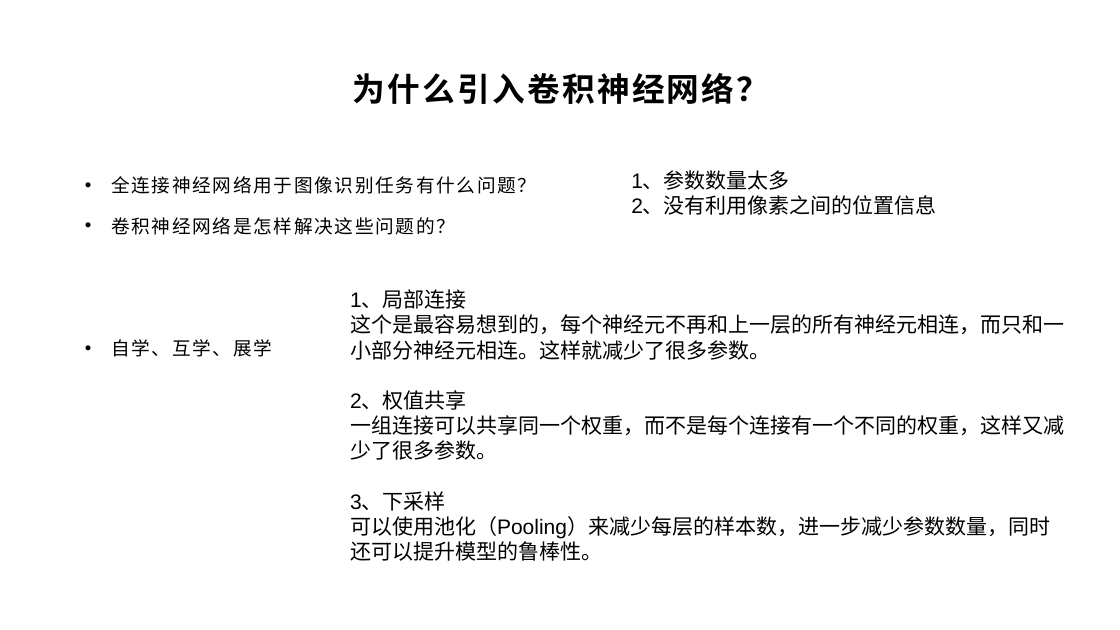
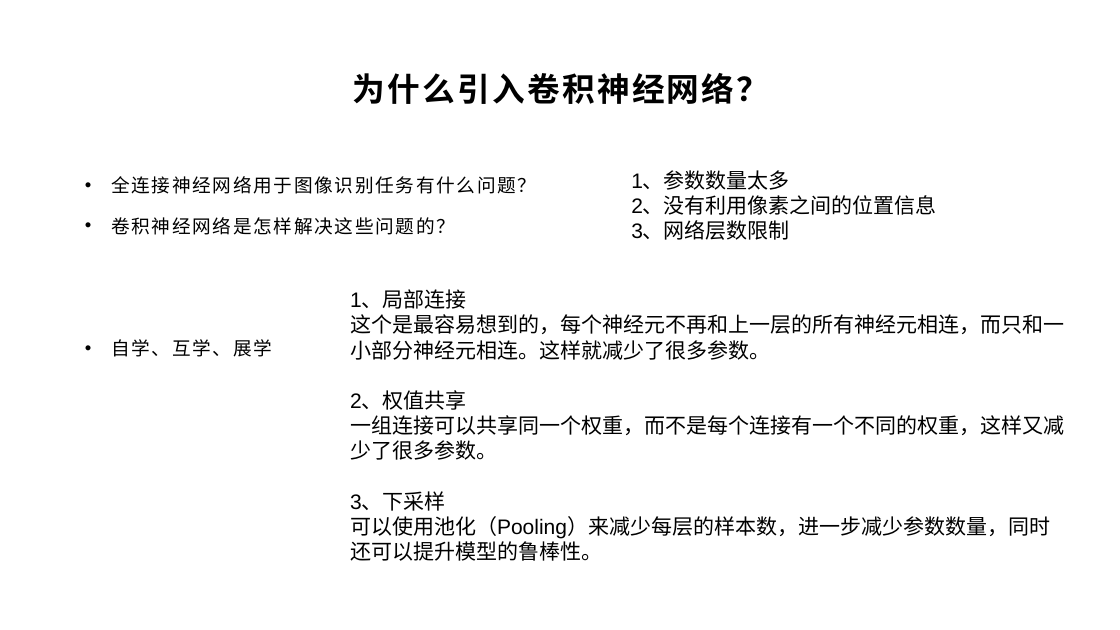
Before and after one commit to yyc-git/DeepLearningEdu, a slide deck: slide 7 of lessons/8_conv_layer_forward/ppt/卷积神经网络与卷积层的前向传播推导.pptx. Drawn at 1120x630 pixels with LibreOffice and Linux fonts; fonts in the diff are those of the drawing; background and template pictures are left out. Boxes give left, top, right and bottom in pixels: in the first picture for what was removed or moved away, otherwise in the second. Text is boxed around its words. In the diff, an @@ line names an element or a change of style, - is before the commit and + after.

```diff
--- a/lessons/8_conv_layer_forward/ppt/卷积神经网络与卷积层的前向传播推导.pptx
+++ b/lessons/8_conv_layer_forward/ppt/卷积神经网络与卷积层的前向传播推导.pptx
@@ text at <box>631,222,790,240</box>: paragraph added @@
+3、网络层数限制
```
Also in this commit, not shown: 1 other slide changed.
